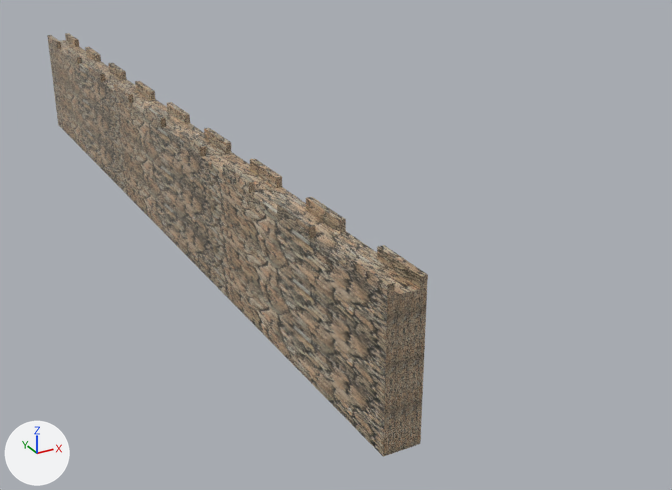
An edit to the Blender file COMP253_Fall_2019/Blender/Final Project/FinalProject.blend, drawn before and after from the same camera.
The view is the same before and after, from a 50 mm camera at (-9.8, -29.6, 12.8) aimed at (5.0, -2.7, -0.7). The axes (+X, +Y, +Z) are drawn at lower left. The lights are the same throughout.

In view in the first picture: 'CastleWall'.
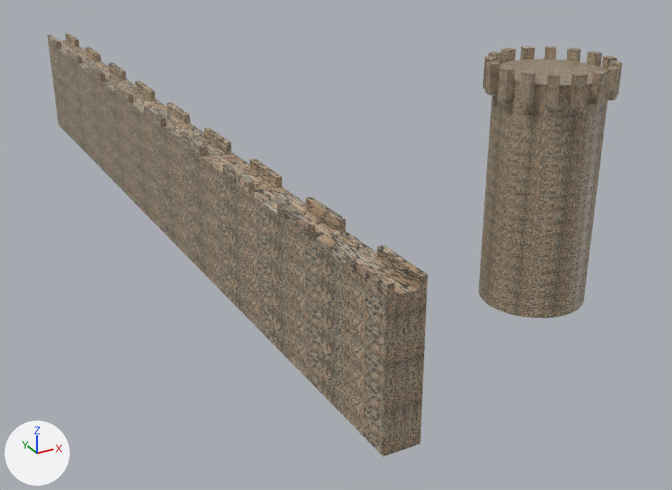
Commit message: CastleTower making

The change, as a diff of the scene's bpy script:
```diff
--- a/COMP253_Fall_2019/Blender/Final Project/FinalProject.blend.py
+++ b/COMP253_Fall_2019/Blender/Final Project/FinalProject.blend.py
@@ mat_material_001 @@
+mat_material_001 = principled_material('Material.001')
+mat_material_001.texture = img_castlewall_texture_jpg
@@ me_cube @@
 me_cube.from_pydata(...)  # 472 vertices, 438 faces; spans x -1.0..1.0, y -1.0..1.0, z -1.0..1.15
 # used by ob_castlewall; location = (0.0, 0.0, 2.0); scale = (0.5, 15.0, 2.0)
+# me_cube part 1: texture (UV) coordinates of 3 of 438 faces, centred in x -1.0..1.0, y 0.0, z 0.8..1.07, changed; they spanned u 0.0..3.29, v -2.31..1.0 and now span u -2.48..3.29, v -4.76..5.75
 me_cube.materials.append(mat_material)
@@ me_cylinder @@
+me_cylinder.from_pydata(...)  # 352 vertices, 290 faces; spans x -1.17..1.17, y -1.17..1.17, z -1.0..1.27
+me_cylinder.materials.append(mat_material_001)  # picture img_castlewall_texture_jpg
@@ ob_castletower @@
+ob_castletower = bpy.data.objects.new('CastleTower', me_cylinder)
+ob_castletower.location = (6.84, -11.16, 3.63)
+ob_castletower.scale = (1.5, 1.5, 3.0)
```

Pixel boxes (x1, y1, x2, y2) of what changed, in the pictures (672 x 490 px):
'CastleTower', added (brown): after (478, 46, 622, 318)
part 1 of me_cube, surface changed: (48, 42, 387, 456) in both
